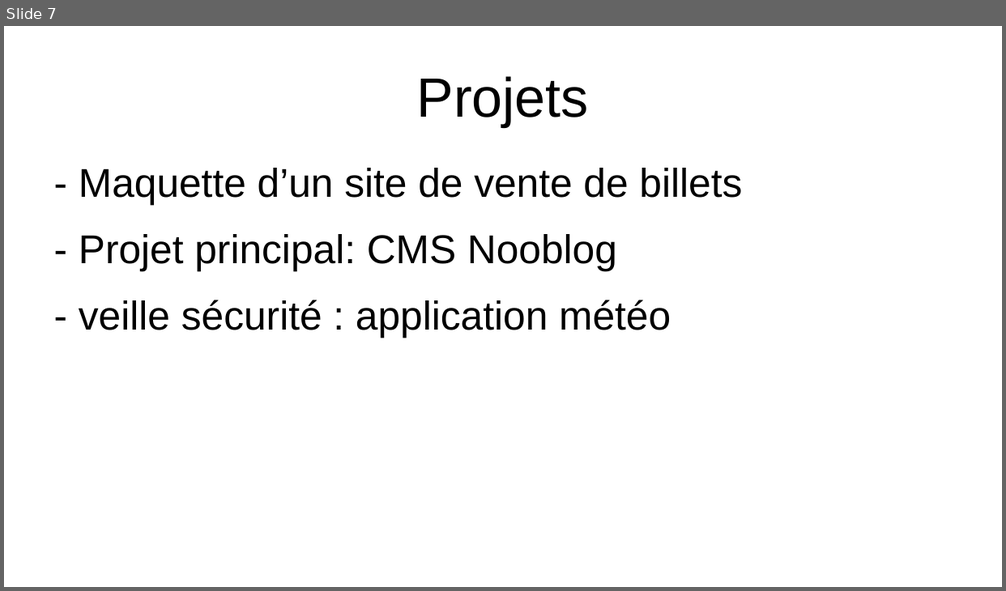
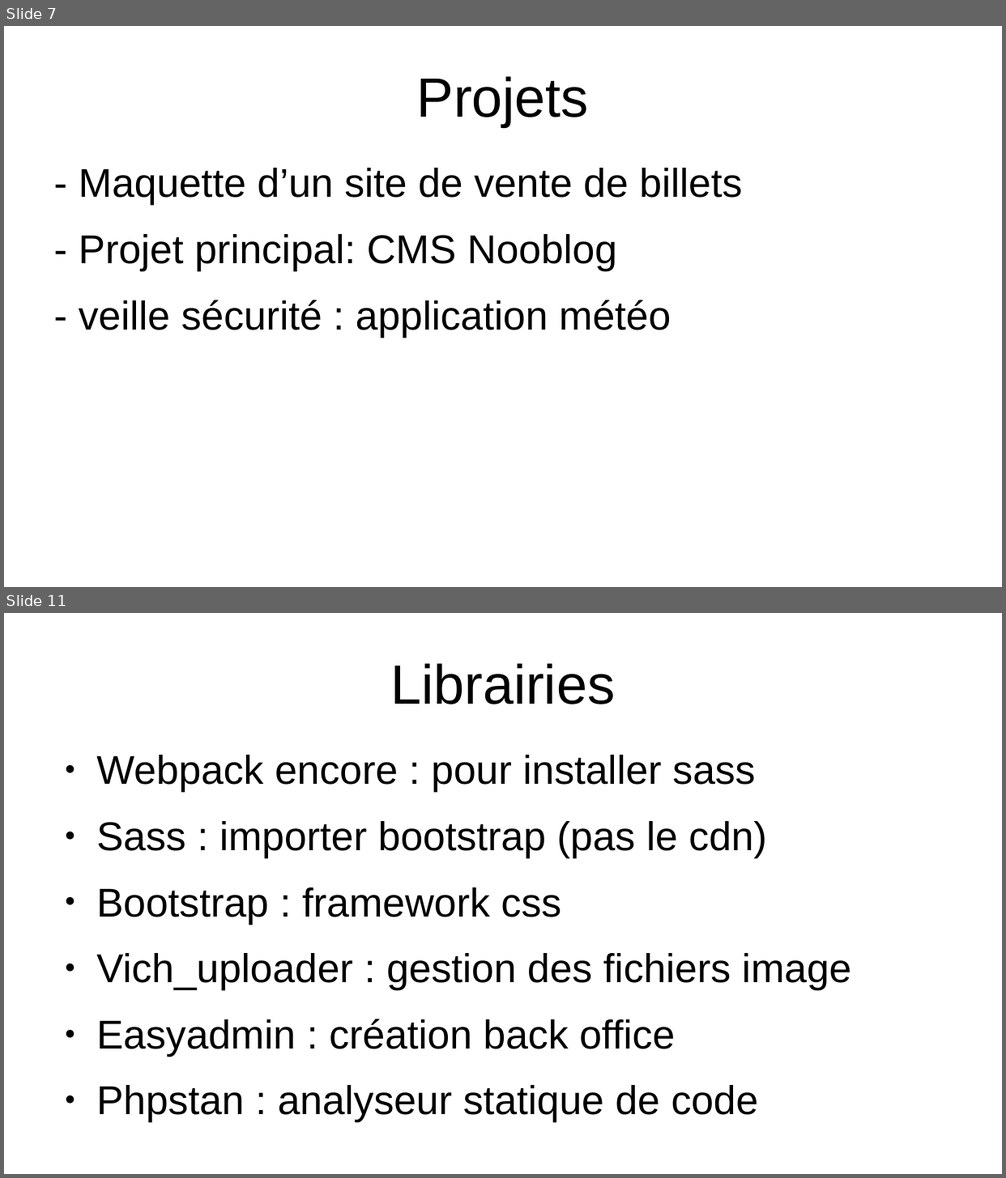
Before and after one commit to feihachim/afpa-dossiers-exam, a slide deck: Presentation-projet.odp. Shown one above the other, each under a label of ours: slide 7 before the commit, slides 7 and 11 after it; the slides between them are not shown. The pictures are 1006x591 and 1006x1178 pixels, drawn with LibreOffice and Linux fonts; fonts in the diff are those of the drawing. Boxes give left, top, right and bottom in pixels: in the first picture for what was removed or moved away, otherwise in the second. Text is boxed around its words. In the diff, an @@ line names an element or a change of style, - is before the commit and + after.

```diff
--- a/Presentation-projet.odp
+++ b/Presentation-projet.odp
@@ slide 11 added at <box>4,613,1002,1174</box>, background #FFFFFF @@
@@ title added at <box>390,663,615,705</box>, 44 pt, text #000000 @@
+Librairies
@@ text added at <box>96,755,851,1122</box>, 32 pt, text #000000 @@
+● Webpack encore : pour installer sass
+● Sass : importer bootstrap (pas le cdn)
+● Bootstrap : framework css
+● Vich_uploader : gestion des fichiers image
+● Easyadmin : création back office
+● Phpstan : analyseur statique de code
```
Also in this commit, not shown: 1 slide changed, 3 other slides added, 1 other file.
